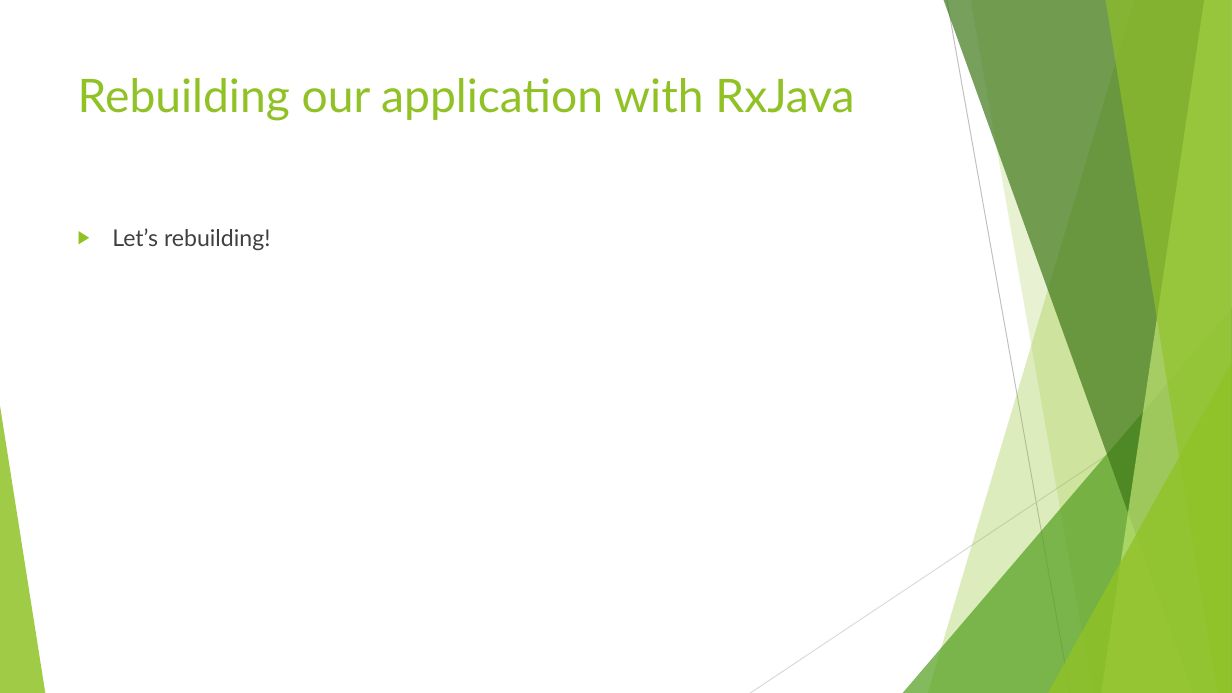
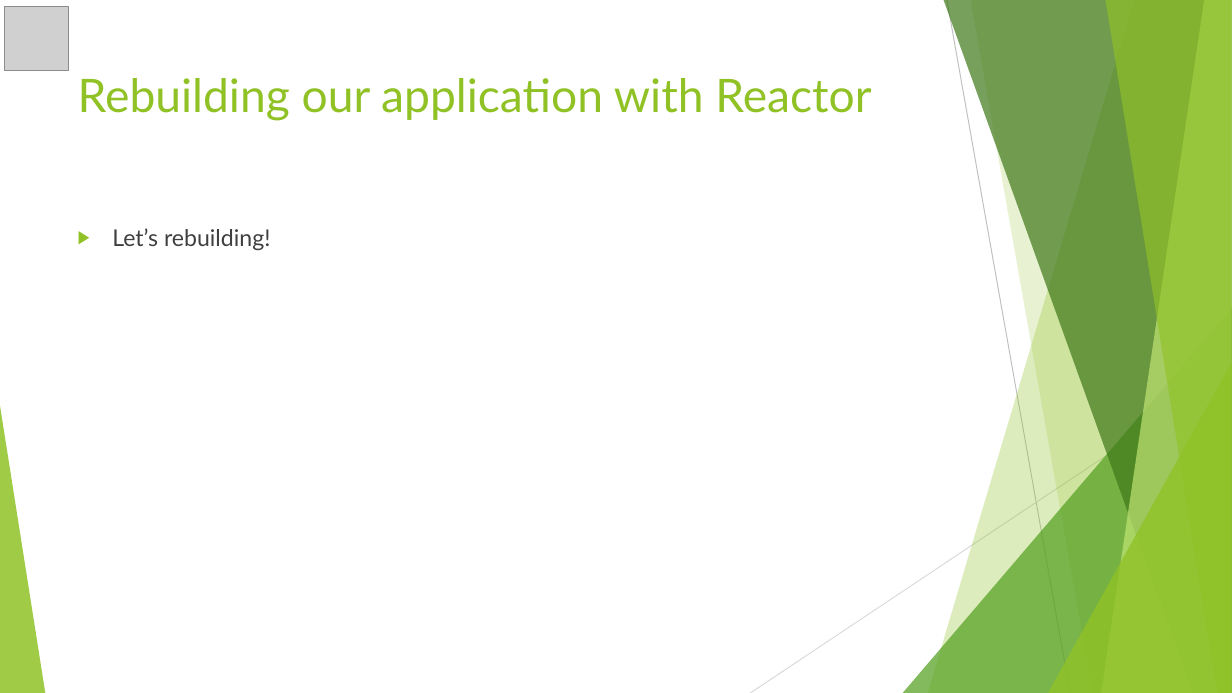
Before and after one commit to kariyan/reactive, a slide deck: slide 30 of docs/ReactiveProgramming_1st.pptx (slide 34 before the commit). Drawn at 1232x693 pixels with LibreOffice and Linux fonts; fonts in the diff are those of the drawing; grey boxes stand for pictures. Boxes give left, top, right and bottom in pixels: in the first picture for what was removed or moved away, otherwise in the second. Text is boxed around its words. In the diff, an @@ line names an element or a change of style, - is before the commit and + after.

```diff
--- a/docs/ReactiveProgramming_1st.pptx
+++ b/docs/ReactiveProgramming_1st.pptx
@@ picture added at (5, 6, 68, 70) @@
@@ title at (78, 78, 871, 121): text changed @@
-Rebuilding our application with RxJava
+Rebuilding our application with Reactor
```
Also in this commit, not shown: 6 other slides changed, 1 slide added, 5 slides removed, 1 other file.
